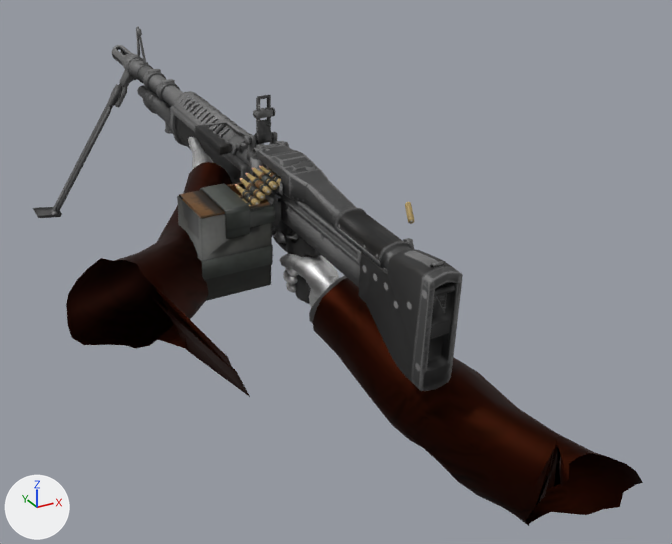
An edit to the OBJ model GameData/Animations/LMG/Fire/frame_11.obj, drawn before and after from the same camera.
One viewpoint serves both versions: a camera (50 mm lens) standing at (-0.84, -1.49, 0.5) and looking at (0.21, 0.43, -0.46). Lighting does not change. The marker at lower left points along +X, +Y and +Z. Where no turn or scale is listed for an object, it has been applied to the vertices.
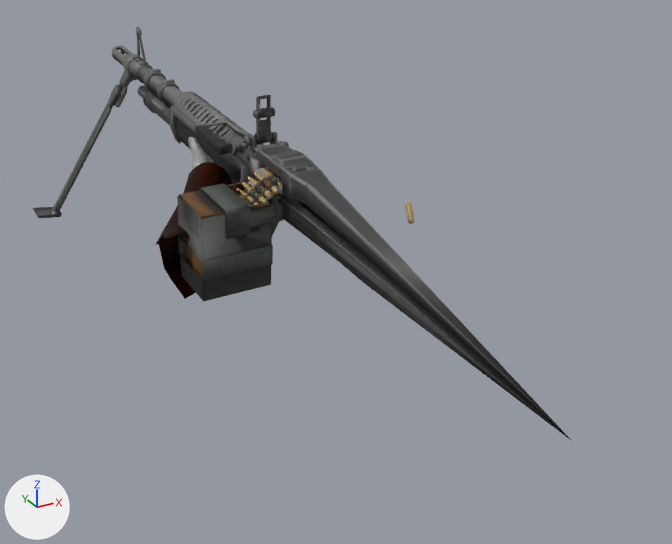
Where the change shows, as pixel boxes (x1, y1, x2, y2) in the pictures (672 x 544 px):
'PlayerModelMerged.001_PlayerModelMerged', reshaped: before (66, 137, 643, 526); after (155, 137, 232, 299)
'Mesh.005', reshaped (25% wider, 14% taller): before (33, 26, 463, 391); after (33, 26, 572, 441)
part 1 of me_mesh_005, deleted (black): before (165, 122, 455, 304)
part 2 of me_mesh_005, cut back: before (112, 45, 463, 391); after (112, 55, 292, 219)
part 3 of me_mesh_005, added: after (278, 184, 572, 441)
part 4 of me_mesh_005, surface changed: before (173, 108, 273, 118); after (257, 108, 273, 118)
part 5 of me_playermodelmerged_001_playermodelmerged, deleted: before (274, 231, 340, 308)
part 6 of me_playermodelmerged_001_playermodelmerged, deleted (black): before (313, 278, 643, 526)
part 7 of me_playermodelmerged_001_playermodelmerged, deleted: before (309, 276, 347, 323)
part 8 of me_playermodelmerged_001_playermodelmerged, deleted: before (66, 233, 250, 397)

The edits, one by one:
me_mesh_005 is used by ob_mesh_005; location (0.0, 0.0, 0.0).
me_mesh_005 had 10811 vertices, 20781 faces, 17 loose edges and spanned x -0.31..0.42, y -0.19..1.71, z -0.59..0.02.
me_mesh_005 now has 3878 vertices, 6644 faces, 13 loose edges and spans x -0.31..0.14, y -0.54..1.71, z -0.59..0.02.
me_mesh_005 part 1: 19 loose pieces with 1436 vertices, spanning x 0.05..0.42, y -0.18..1.58, z -0.59..-0.13, are deleted.
me_mesh_005 part 2: 173 vertices moved within x -0.1..0.12, y 0.4..1.71, z -0.3..-0.09; 5599 vertices removed from x -0.15..0.15, y -0.19..1.71, z -0.48..-0.06; 101 vertices added at x -0.05..0.11, y 0.41..1.42, z -0.25..-0.03.
me_mesh_005 part 3: 1 vertex added at x 0.12, y -0.54, z -0.38.
me_mesh_005 part 4: 45 kept faces spanning x -0.24..0.11, y 0.39..1.67, z -0.59..-0.05 get new texture (UV) coordinates.
me_playermodelmerged_001_playermodelmerged is used by ob_playermodelmerged_001_playermodelmerged; location (0.0, 0.0, 0.0).
me_playermodelmerged_001_playermodelmerged had 1157 vertices, 2192 faces and spanned x -0.493..0.464, y -0.424..0.959, z -0.785..-0.199.
me_playermodelmerged_001_playermodelmerged now has 475 vertices, 890 faces and spans x -0.219..0.148, y 0.447..0.959, z -0.487..-0.199.
me_playermodelmerged_001_playermodelmerged part 5: the loose piece of 328 vertices spanning x 0.046..0.145, y 0.186..0.467, z -0.493..-0.335 is deleted.
me_playermodelmerged_001_playermodelmerged part 6: the loose piece of 208 vertices spanning x 0.028..0.464, y -0.424..0.268, z -0.785..-0.364 is deleted.
me_playermodelmerged_001_playermodelmerged part 7: the loose piece of 40 vertices spanning x 0.03..0.17, y 0.129..0.284, z -0.53..-0.364 is deleted.
Part 8, on me_playermodelmerged_001_playermodelmerged:
106 vertices are removed from x -0.493..-0.132, y -0.132..0.546, z -0.489..-0.251.
210 faces are deleted.
